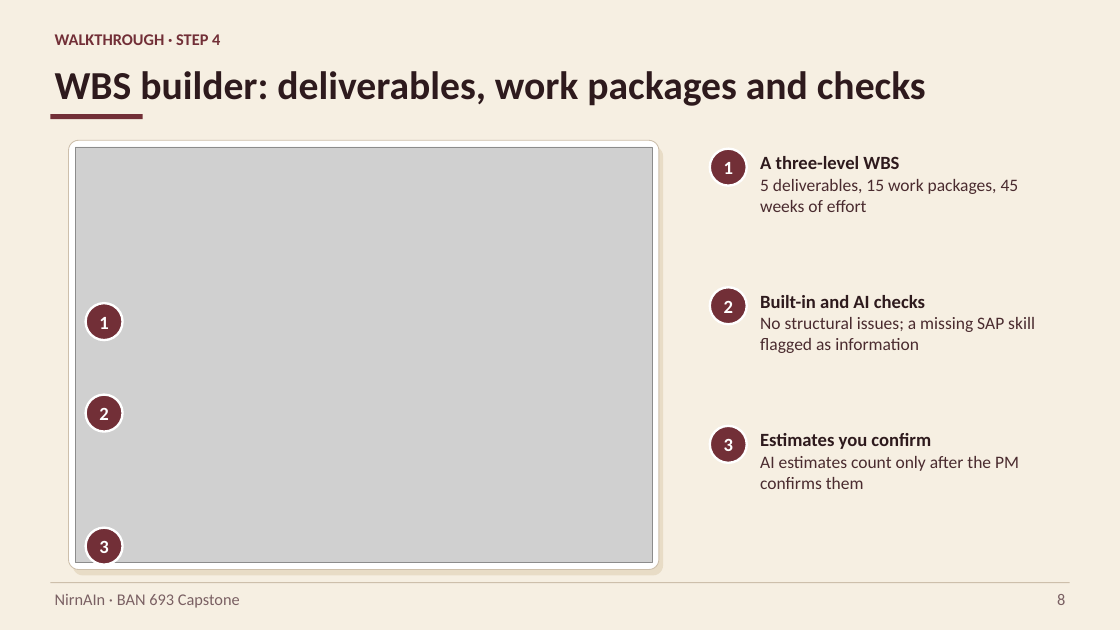
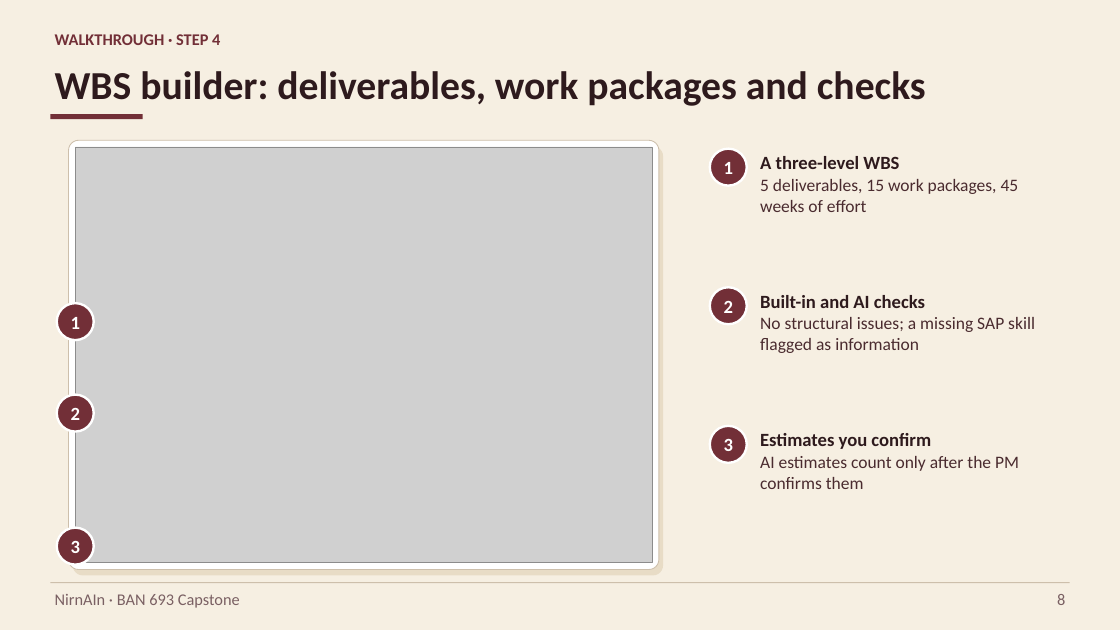
Before and after one commit to Dogiparthi-Sharada/NirnAIn, a slide deck: slide 8 of docs/project/NirnAIn_Capstone_Presentation.pptx. Drawn at 1120x630 pixels with LibreOffice and Linux fonts; fonts in the diff are those of the drawing; grey boxes stand for pictures. Boxes give left, top, right and bottom in pixels: in the first picture for what was removed or moved away, otherwise in the second. Text is boxed around its words. In the diff, an @@ line names an element or a change of style, - is before the commit and + after.

```diff
--- a/docs/project/NirnAIn_Capstone_Presentation.pptx
+++ b/docs/project/NirnAIn_Capstone_Presentation.pptx
@@ 3 ellipses: place and size @@
-3 ellipses at <box>86,303,123,565</box>
+3 ellipses at <box>57,303,94,565</box>
```
Also in this commit, not shown: 4 other slides changed, 1 other file.
